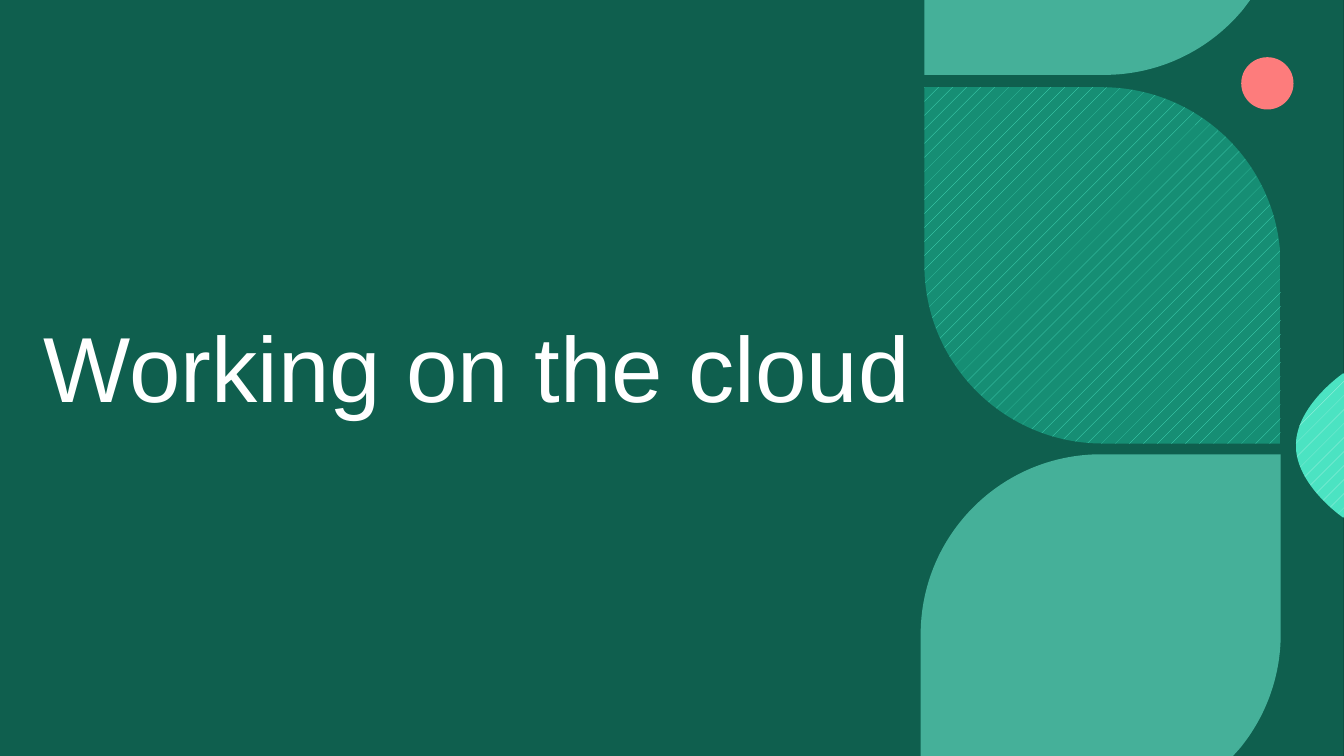
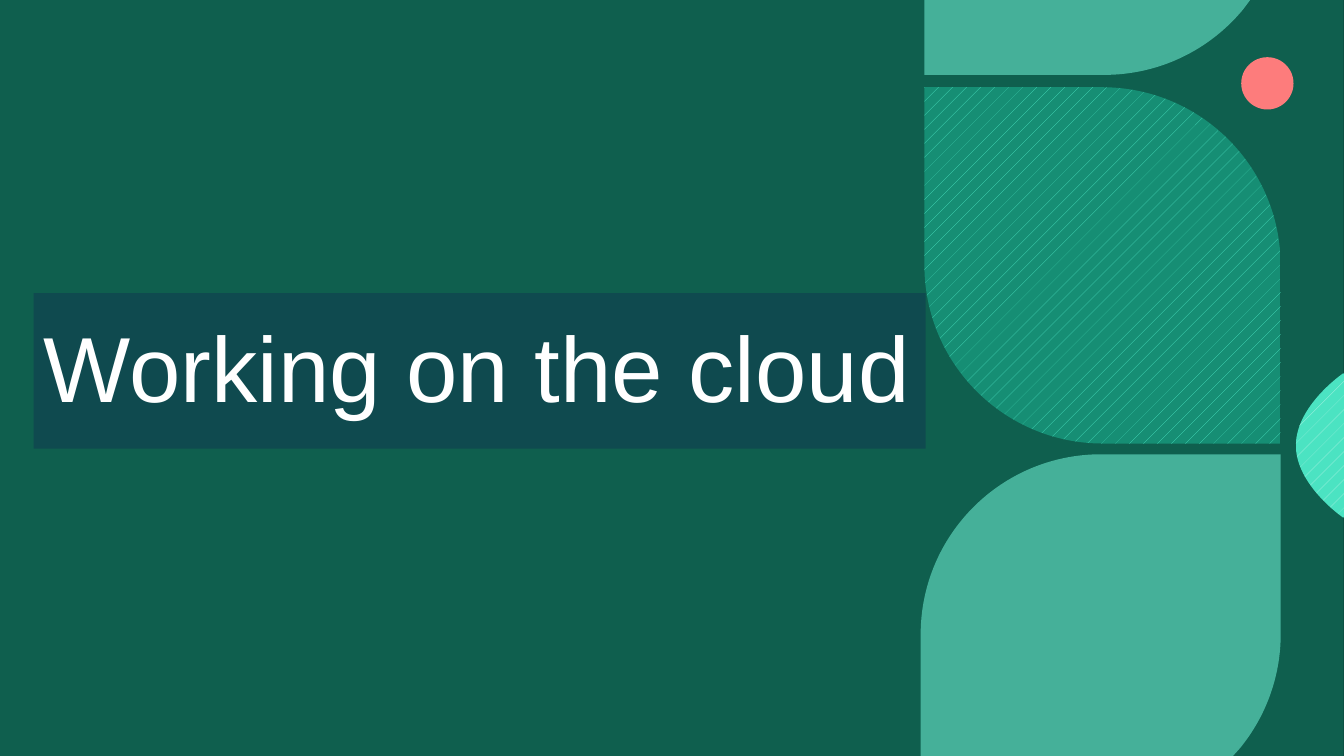
Before and after one commit to cloudsoft/java-cro, a slide deck: slide 4 of java-cro-presentation.pptx. Drawn at 1344x756 pixels with LibreOffice and Linux fonts; fonts in the diff are those of the drawing; background and template pictures are left out. Boxes give left, top, right and bottom in pixels: in the first picture for what was removed or moved away, otherwise in the second. Text is boxed around its words. In the diff, an @@ line names an element or a change of style, - is before the commit and + after.

```diff
--- a/java-cro-presentation.pptx
+++ b/java-cro-presentation.pptx
@@ freeform shape added at bbox=[33, 293, 926, 449], fill #102752 at 37% opacity @@
```
Also in this commit, not shown: 4 other slides changed, 8 slides added, 3 slides removed, 11 other files.
